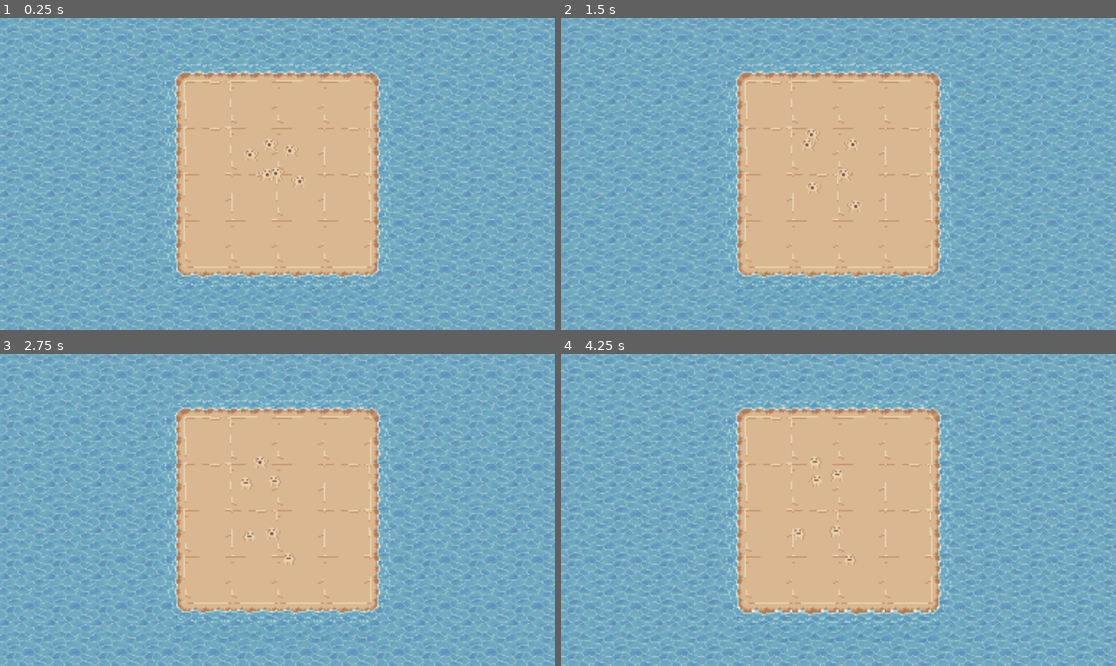
Above: before the commit, frames 1-4 (two rows, left to right).
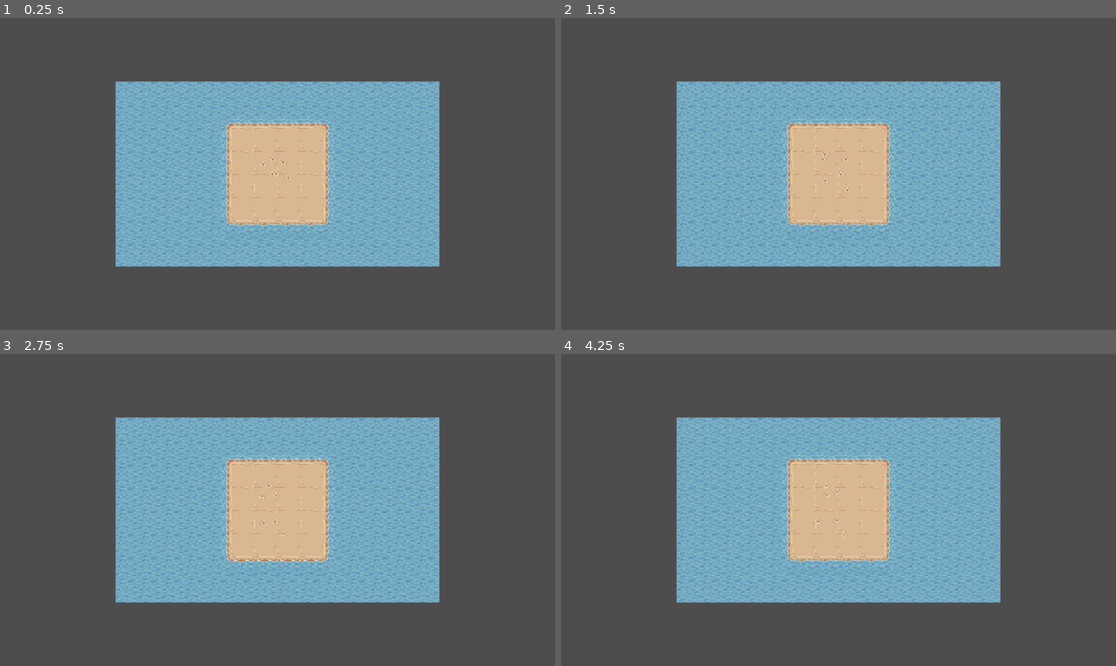
Above: after the commit, the same moments.

Repository: SREphoto/GO2025-Waves
Game: Godot game, scene res://TMP/Testscene/testscene.tscn
Same seed, same stepped clock (60 frames per second), same inputs: the game is played once before the commit and once after it. The project has no main scene, so this scene is started directly.
Inputs:
- Up to frame 1 (0.25 s): no input
- Up to frame 2 (1.5 s): no input
- Up to frame 3 (2.75 s): no input
- Up to frame 4 (4.25 s): no input

The runs differ from the first frame. In frame 1, 84% of the frame differs, in the area x 0-100%, y 0-100%; in frame 2, 84%; in frame 3, 84%; in frame 4, 84%.

Commit message:
Made little guys wobble

Diff:
--- a/TMP/LittleGuy/little_guy.tscn
+++ b/TMP/LittleGuy/little_guy.tscn
@@ -84,13 +84,51 @@
 &"RUN": SubResource("Animation_qwj7y")
 }
 
+[sub_resource type="Animation" id="Animation_p47oe"]
+resource_name = "new_animation"
+loop_mode = 1
+step = 0.05
+tracks/0/type = "value"
+tracks/0/imported = false
+tracks/0/enabled = true
+tracks/0/path = NodePath("Sprite2D:rotation")
+tracks/0/interp = 1
+tracks/0/loop_wrap = true
+tracks/0/keys = {
+"times": PackedFloat32Array(0, 0.25, 0.5, 0.75, 1),
+"transitions": PackedFloat32Array(1, 1, 1, 1, 1),
+"update": 0,
+"values": [0.0, -0.08726646, 0.0, 0.08726646, 0.0]
+}
+
+[sub_resource type="Animation" id="Animation_iqfwo"]
+length = 0.001
+tracks/0/type = "value"
+tracks/0/imported = false
+tracks/0/enabled = true
+tracks/0/path = NodePath("Sprite2D:rotation")
+tracks/0/interp = 1
+tracks/0/loop_wrap = true
+tracks/0/keys = {
+"times": PackedFloat32Array(0),
+"transitions": PackedFloat32Array(1),
+"update": 0,
+"values": [0.0]
+}
+
+[sub_resource type="AnimationLibrary" id="AnimationLibrary_3myce"]
+_data = {
+&"RESET": SubResource("Animation_iqfwo"),
+&"new_animation": SubResource("Animation_p47oe")
+}
+
 [node name="LittleGuy" type="CharacterBody2D"]
 collision_layer = 4
 script = ExtResource("1_nbkvw")
 
 [node name="Sprite2D" type="Sprite2D" parent="."]
-position = Vector2(0, -7)
 texture = ExtResource("1_8nyrq")
+offset = Vector2(0, -7)
 hframes = 6
 vframes = 4
 
@@ -106,3 +144,9 @@
 libraries = {
 &"": SubResource("AnimationLibrary_qwj7y")
 }
+
+[node name="AnimationPlayer2" type="AnimationPlayer" parent="."]
+libraries = {
+&"": SubResource("AnimationLibrary_3myce")
+}
+autoplay = "new_animation"
--- a/TMP/Testscene/testscene.tscn
+++ b/TMP/Testscene/testscene.tscn
@@ -26,6 +26,7 @@
 texture_region_size = Vector2i(32, 32)
 0:0/animation_columns = 8
 0:0/animation_separation = Vector2i(2, 0)
+0:0/animation_speed = 2.0
 0:0/animation_frame_0/duration = 1.0
 0:0/animation_frame_1/duration = 1.0
 0:0/animation_frame_2/duration = 1.0
@@ -37,6 +38,7 @@
 0:0/0 = 0
 1:0/animation_columns = 8
 1:0/animation_separation = Vector2i(2, 0)
+1:0/animation_speed = 2.0
 1:0/animation_frame_0/duration = 1.0
 1:0/animation_frame_1/duration = 1.0
 1:0/animation_frame_2/duration = 1.0
@@ -48,6 +50,7 @@
 1:0/0 = 0
 2:0/animation_columns = 8
 2:0/animation_separation = Vector2i(2, 0)
+2:0/animation_speed = 2.0
 2:0/animation_frame_0/duration = 1.0
 2:0/animation_frame_1/duration = 1.0
 2:0/animation_frame_2/duration = 1.0
@@ -59,6 +62,7 @@
 2:0/0 = 0
 0:1/animation_columns = 8
 0:1/animation_separation = Vector2i(2, 0)
+0:1/animation_speed = 2.0
 0:1/animation_frame_0/duration = 1.0
 0:1/animation_frame_1/duration = 1.0
 0:1/animation_frame_2/duration = 1.0
@@ -70,6 +74,7 @@
 0:1/0 = 0
 1:1/animation_columns = 8
 1:1/animation_separation = Vector2i(2, 0)
+1:1/animation_speed = 2.0
 1:1/animation_frame_0/duration = 1.0
 1:1/animation_frame_1/duration = 1.0
 1:1/animation_frame_2/duration = 1.0
@@ -84,6 +89,7 @@
 1:1/0/navigation_layer_0/polygon = SubResource("NavigationPolygon_2f0vt")
 2:1/animation_columns = 8
 2:1/animation_separation = Vector2i(2, 0)
+2:1/animation_speed = 2.0
 2:1/animation_frame_0/duration = 1.0
 2:1/animation_frame_1/duration = 1.0
 2:1/animation_frame_2/duration = 1.0
@@ -95,6 +101,7 @@
 2:1/0 = 0
 0:2/animation_columns = 8
 0:2/animation_separation = Vector2i(2, 0)
+0:2/animation_speed = 2.0
 0:2/animation_frame_0/duration = 1.0
 0:2/animation_frame_1/duration = 1.0
 0:2/animation_frame_2/duration = 1.0
@@ -106,6 +113,7 @@
 0:2/0 = 0
 1:2/animation_columns = 8
 1:2/animation_separation = Vector2i(2, 0)
+1:2/animation_speed = 2.0
 1:2/animation_frame_0/duration = 1.0
 1:2/animation_frame_1/duration = 1.0
 1:2/animation_frame_2/duration = 1.0
@@ -117,6 +125,7 @@
 1:2/0 = 0
 2:2/animation_columns = 8
 2:2/animation_separation = Vector2i(2, 0)
+2:2/animation_speed = 2.0
 2:2/animation_frame_0/duration = 1.0
 2:2/animation_frame_1/duration = 1.0
 2:2/animation_frame_2/duration = 1.0
@@ -128,6 +137,7 @@
 2:2/0 = 0
 0:3/animation_columns = 8
 0:3/animation_separation = Vector2i(2, 0)
+0:3/animation_speed = 2.0
 0:3/animation_frame_0/duration = 1.0
 0:3/animation_frame_1/duration = 1.0
 0:3/animation_frame_2/duration = 1.0
@@ -139,6 +149,7 @@
 0:3/0 = 0
 1:3/animation_columns = 8
 1:3/animation_separation = Vector2i(2, 0)
+1:3/animation_speed = 2.0
 1:3/animation_frame_0/duration = 1.0
 1:3/animation_frame_1/duration = 1.0
 1:3/animation_frame_2/duration = 1.0
@@ -153,6 +164,7 @@
 1:3/0/navigation_layer_0/polygon = SubResource("NavigationPolygon_3p5ou")
 2:3/animation_columns = 8
 2:3/animation_separation = Vector2i(2, 0)
+2:3/animation_speed = 2.0
 2:3/animation_frame_0/duration = 1.0
 2:3/animation_frame_1/duration = 1.0
 2:3/animation_frame_2/duration = 1.0
@@ -196,4 +208,4 @@
 position = Vector2(11, 7)
 
 [node name="Camera2D" type="Camera2D" parent="."]
-zoom = Vector2(3, 3)
+zoom = Vector2(1.5, 1.5)
Not shown: 1 places in TMP/LittleGuy/little_guy.tscn that only renumber resources
